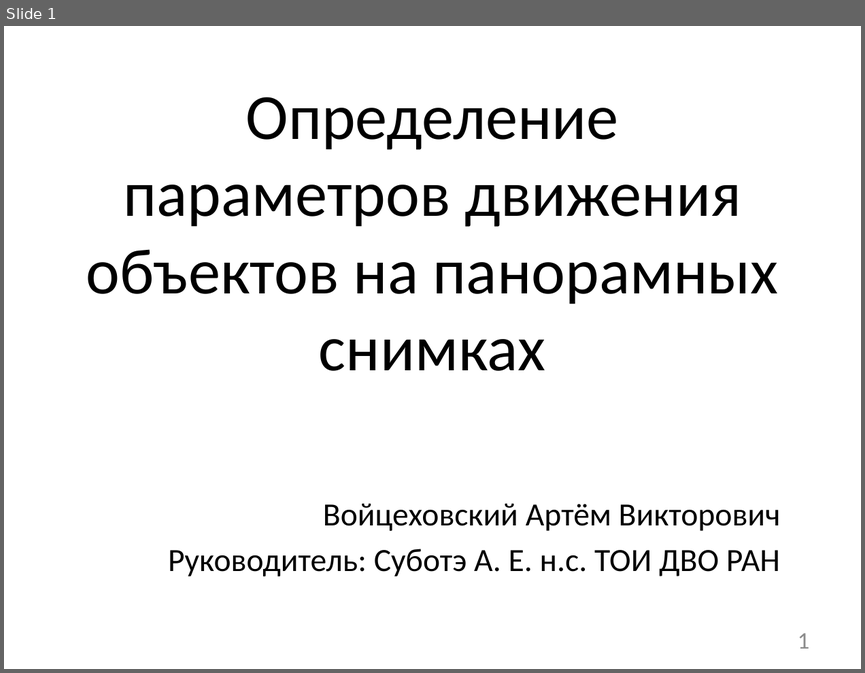
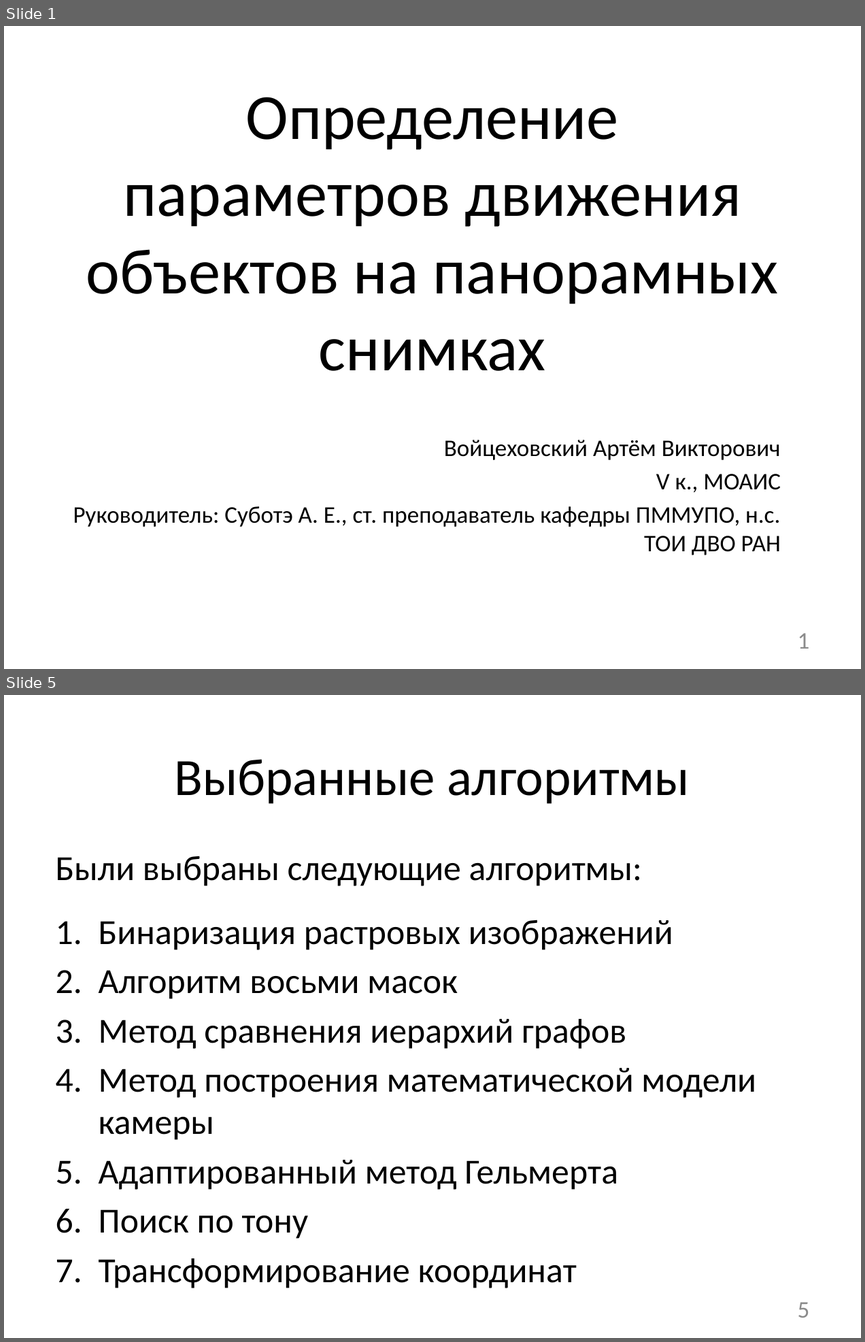
Before and after one commit to NecroArt/Diploma, a slide deck: docs/parts/conference.pptx. Shown one above the other, each under a label of ours: slide 1 before the commit, slides 1 and 5 after it; the slides between them are not shown. The pictures are 865x673 and 865x1342 pixels, drawn with LibreOffice and Linux fonts; fonts in the diff are those of the drawing. Boxes give left, top, right and bottom in pixels: in the first picture for what was removed or moved away, otherwise in the second. Text is boxed around its words. In the diff, an @@ line names an element or a change of style, - is before the commit and + after.

Commit message:
исправлены имеющиеся замечания по модели

```diff
--- a/docs/parts/conference.pptx
+++ b/docs/parts/conference.pptx
@@ slide 5 added at box(4, 695, 861, 1338), background #FFFFFF @@
@@ title added at box(175, 759, 689, 804), 44 pt, text #000000 @@
+Выбранные алгоритмы
@@ text added at box(56, 855, 756, 1288), 29.6 pt, text #000000 @@
+Были выбраны следующие алгоритмы:
+1. Бинаризация растровых изображений
+2. Алгоритм восьми масок
+3. Метод сравнения иерархий графов
+4. Метод построения математической модели камеры
+5. Адаптированный метод Гельмерта
+6. Поиск по тону
+7. Трансформирование координат
@@ page number added at box(798, 1302, 810, 1317), 20 pt, text #8C8C8C @@
+5
@@ slide 1 changed as well @@
@@ subtitle "Войцеховский Артём Викторович": place and size @@
-subtitle "Войцеховский Артём Викторович" at box(168, 503, 781, 576)
+subtitle "Войцеховский Артём Викторович" at box(73, 439, 781, 555)
@@ subtitle at box(444, 439, 781, 460): size 27.2 to 20 pt in "Войцеховский Артём Викторович"; less space between paragraphs @@
@@ subtitle at box(73, 473, 781, 555): text changed; size 27.2 to 20 pt @@
-Руководитель: Суботэ А. Е. н.с. ТОИ ДВО РАН
+V к., МОАИС
+Руководитель: Суботэ А. Е., ст. преподаватель кафедры ПММУПО, н.с. ТОИ ДВО РАН
```
Also in this commit, not shown: 11 other slides added, 2 slides removed, 7 other files.
